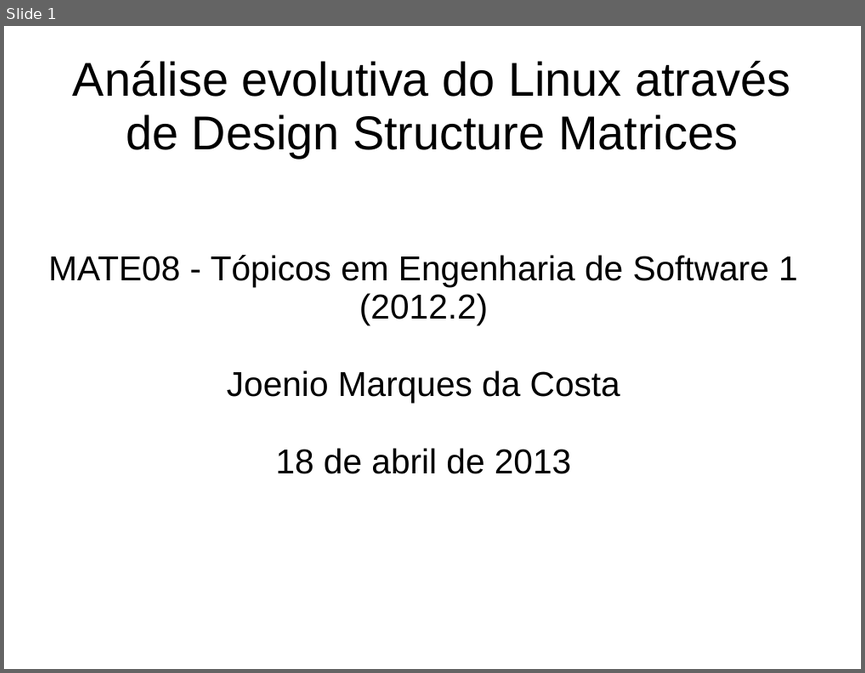
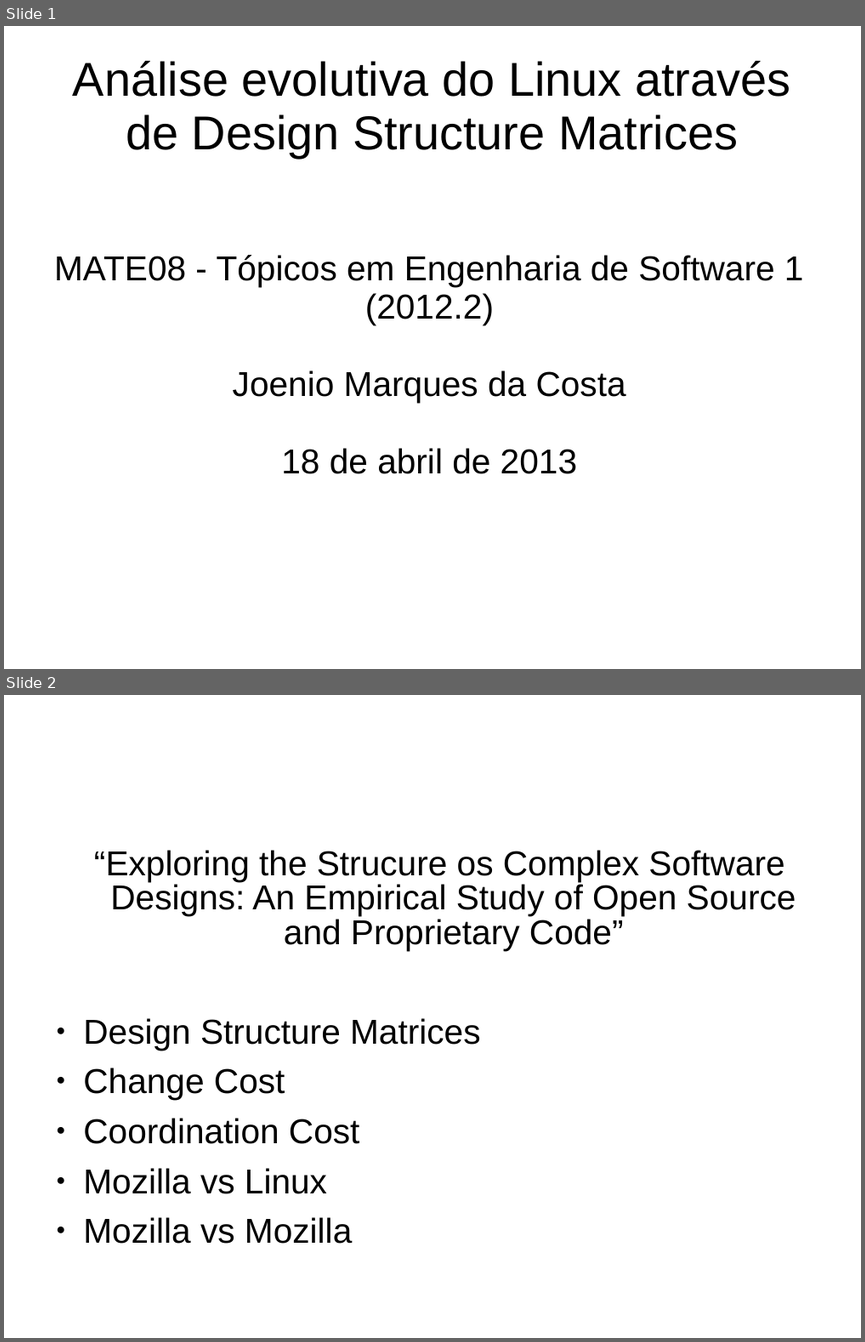
Before and after one commit to joenio/mestrado-ufba, a slide deck: MAT08/Trabalho/Relatorio/slides.ppt. Shown one above the other, each under a label of ours: slide 1 before the commit, slides 1 and 2 after it. The pictures are 865x673 and 865x1342 pixels, drawn with LibreOffice and Linux fonts; fonts in the diff are those of the drawing. Boxes give left, top, right and bottom in pixels: in the first picture for what was removed or moved away, otherwise in the second. Text is boxed around its words. In the diff, an @@ line names an element or a change of style, - is before the commit and + after.

```diff
--- a/MAT08/Trabalho/Relatorio/slides.ppt
+++ b/MAT08/Trabalho/Relatorio/slides.ppt
@@ slide 2 added at [4,695,861,1338], background #FFFFFF @@
@@ text added at [83,850,796,1243], 32 pt, text #000000 @@
+“Exploring the Strucure os Complex Software Designs: An Empirical Study of Open Source and Proprietary Code”
+● Design Structure Matrices
+● Change Cost
+● Coordination Cost
+● Mozilla vs Linux
+● Mozilla vs Mozilla
@@ slide 1 changed as well @@
@@ subtitle "MATE08 - Tópicos em Engenharia ..." at [54,255,804,474]: indent changed @@
```
Also in this commit, not shown: 8 other slides added, 9 slides removed, 5 other files.
